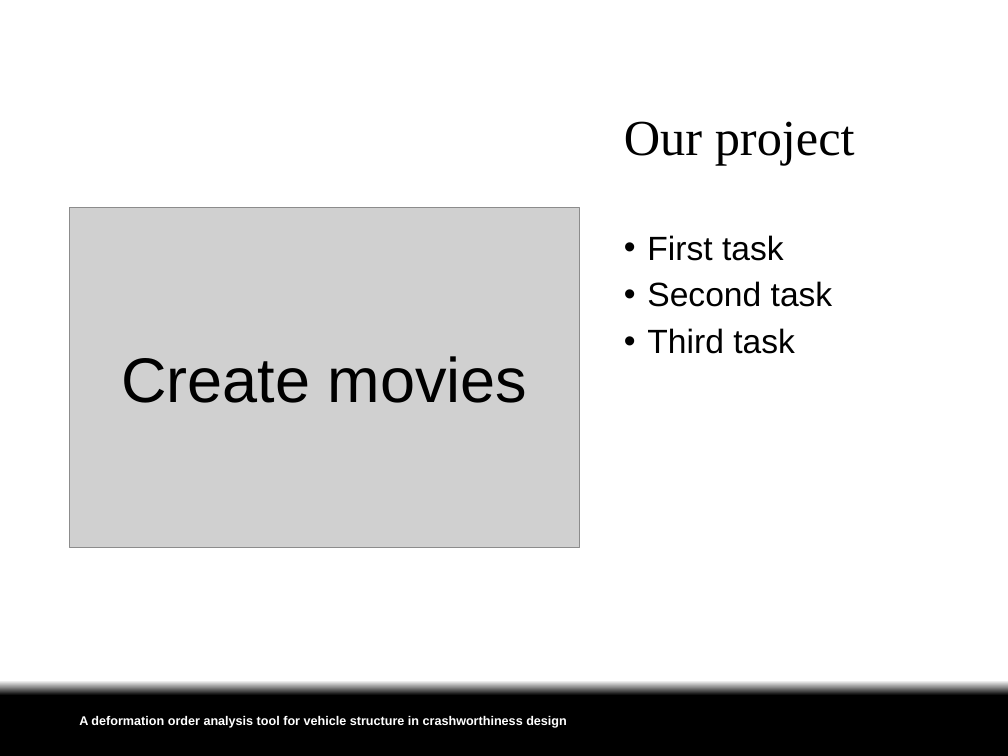
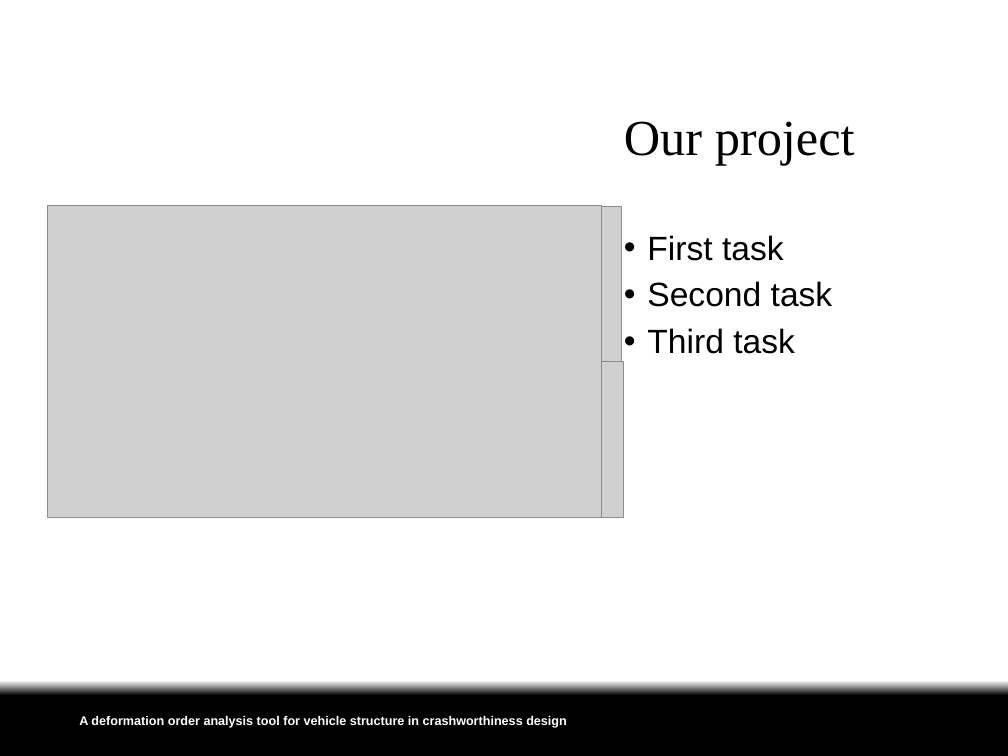
Before and after one commit to JDanielPR/Project_SofwareLab, a slide deck: slide 2 of Presentations/presentation_2/SW-Lab_presentation2.pptx. Drawn at 1008x756 pixels with LibreOffice and Linux fonts; fonts in the diff are those of the drawing; grey boxes stand for pictures; background and template pictures are left out. Boxes give left, top, right and bottom in pixels: in the first picture for what was removed or moved away, otherwise in the second. Text is boxed around its words. In the diff, an @@ line names an element or a change of style, - is before the commit and + after.

```diff
--- a/Presentations/presentation_2/SW-Lab_presentation2.pptx
+++ b/Presentations/presentation_2/SW-Lab_presentation2.pptx
@@ picture: place and size @@
-picture at [70,208,580,548]
+picture at [47,206,602,517]
@@ picture added at [70,207,346,362] @@
@@ picture added at [346,207,621,362] @@
@@ text removed at [121,356,528,403] @@
-Create movies
@@ picture added at [69,362,345,517] @@
@@ picture added at [346,362,624,518] @@
```
Also in this commit, not shown: 2 other slides changed, 2 other files.
